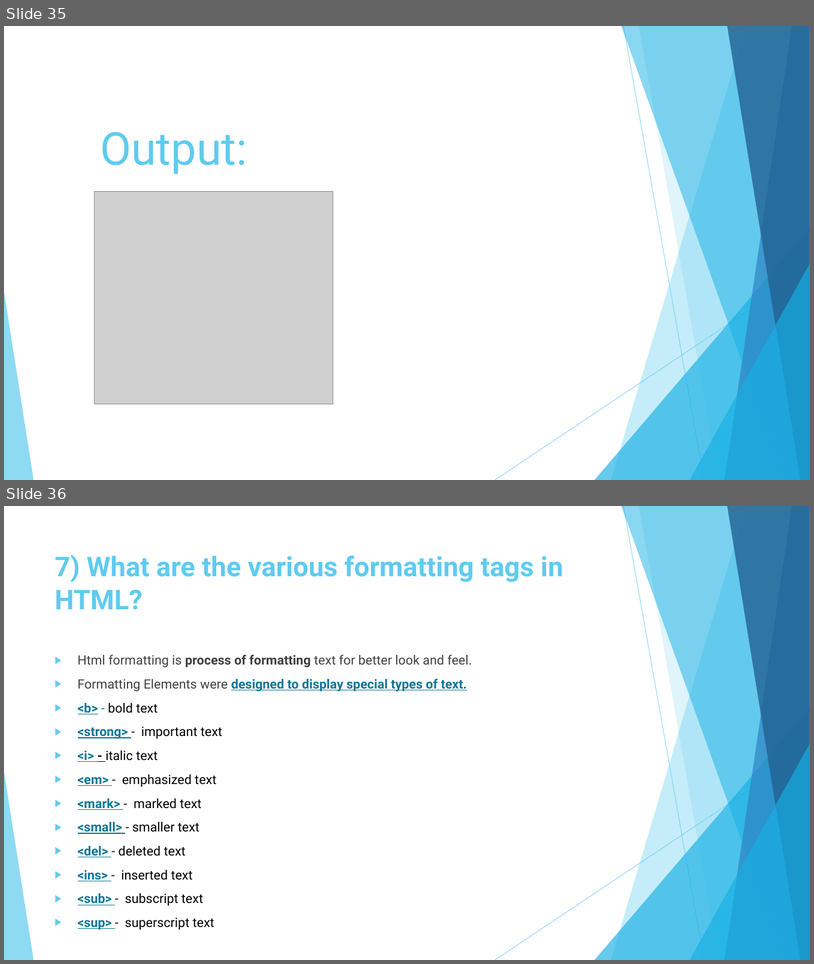
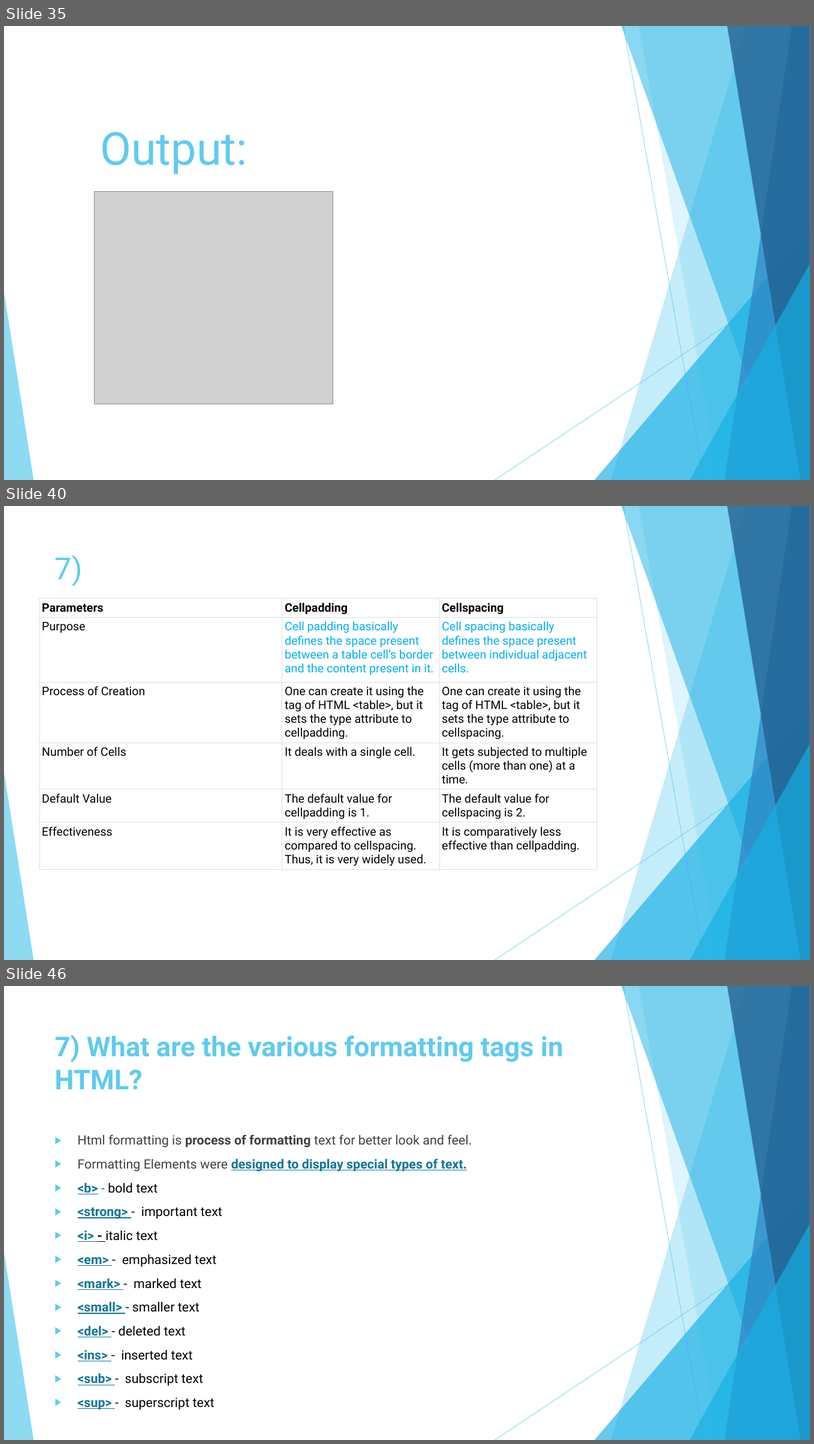
Before and after one commit to bhavikavasani/assignment_module1HTML, a slide deck: ASSIGNMENT.pptx. Shown one above the other, each under a label of ours: slides 35 and 36 before the commit, slides 35, 40 and 46 after it; the slides between them are not shown. The pictures are 814x964 and 814x1444 pixels, drawn with LibreOffice and Linux fonts; fonts in the diff are those of the drawing; grey boxes stand for pictures. Boxes give left, top, right and bottom in pixels: in the first picture for what was removed or moved away, otherwise in the second. Text is boxed around its words. In the diff, an @@ line names an element or a change of style, - is before the commit and + after.

```diff
--- a/ASSIGNMENT.pptx
+++ b/ASSIGNMENT.pptx
@@ slide 40 added at (x1=4, y1=506, x2=810, y2=960), background #FFFFFF; not listed: 10 template elements that a slide beside it also shows @@
@@ title added at (x1=55, y1=555, x2=83, y2=586), 36 pt, text #5FCBEF @@
+7)
@@ table added at (x1=39, y1=598, x2=597, y2=883), 6 rows, 3 columns @@
+Parameters | Cellpadding | Cellspacing
+Purpose | Cell padding basically defines the space present between a table cell’s border and the content present in it. | Cell spacing basically defines the space present between individual adjacent cells.
+Process of Creation | One can create it using the tag of HTML <table>, but it sets the type attribute to cellpadding. | One can create it using the tag of HTML <table>, but it sets the type attribute to cellspacing.
+Number of Cells | It deals with a single cell. | It gets subjected to multiple cells (more than one) at a time.
+Default Value | The default value for cellpadding is 1. | The default value for cellspacing is 2.
+Effectiveness | It is very effective as compared to cellspacing. Thus, it is very widely used. | It is comparatively less effective than cellpadding.
@@ what was slide 36 is now slide 46 @@
```
Also in this commit, not shown: 18 other slides added, 1 slide removed.
